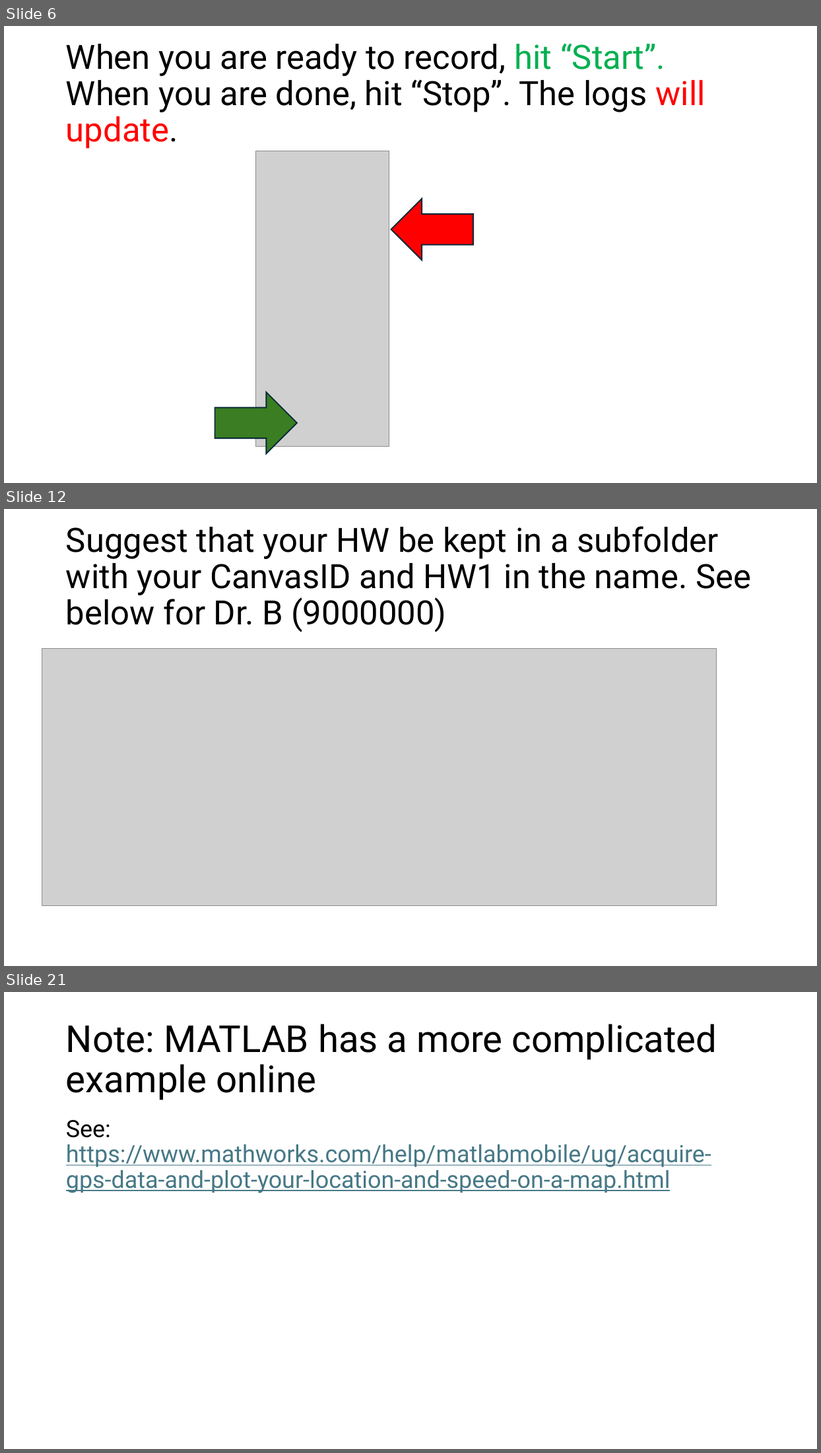
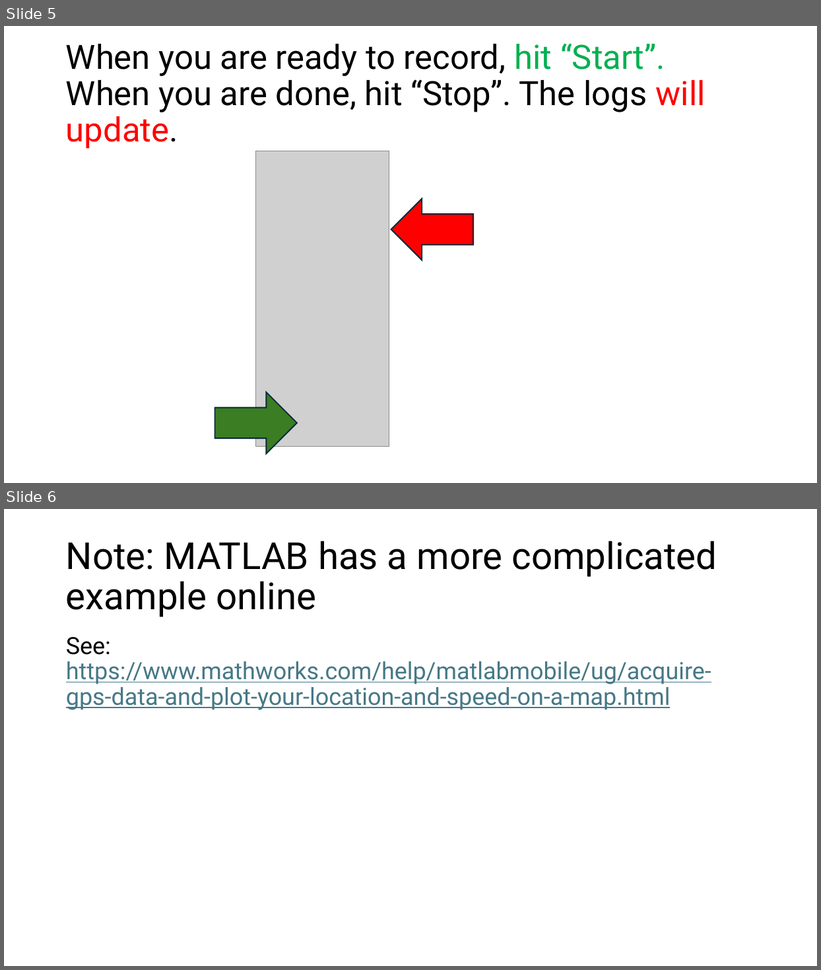
Before and after one commit to SalamAwal/Classes_VehicleDynamics_2026Fall, a slide deck: Assignments/Week02_HW1_InitialsViaGPS/How to Do HW 1.pptx. Shown one above the other, each under a label of ours: slides 6, 12 and 21 before the commit, slides 5 and 6 after it; the slides between them are not shown. The pictures are 821x1453 and 821x970 pixels, drawn with LibreOffice and Linux fonts; fonts in the diff are those of the drawing; grey boxes stand for pictures. Boxes give left, top, right and bottom in pixels: in the first picture for what was removed or moved away, otherwise in the second. Text is boxed around its words. In the diff, an @@ line names an element or a change of style, - is before the commit and + after.

```diff
--- a/Assignments/Week02_HW1_InitialsViaGPS/How to Do HW 1.pptx
+++ b/Assignments/Week02_HW1_InitialsViaGPS/How to Do HW 1.pptx
@@ slide 12 removed at [4,509,817,966], background #FFFFFF @@
@@ title removed at [66,526,751,632] @@
-Suggest that your HW be kept in a subfolder with your CanvasID and HW1 in the name. See below for Dr. B (9000000)
@@ picture removed at [42,649,717,906] @@
@@ what was slide 6 is now slide 5 @@
@@ what was slide 21 is now slide 6 @@
```
Also in this commit, not shown: 14 other slides removed, 6 other files.
